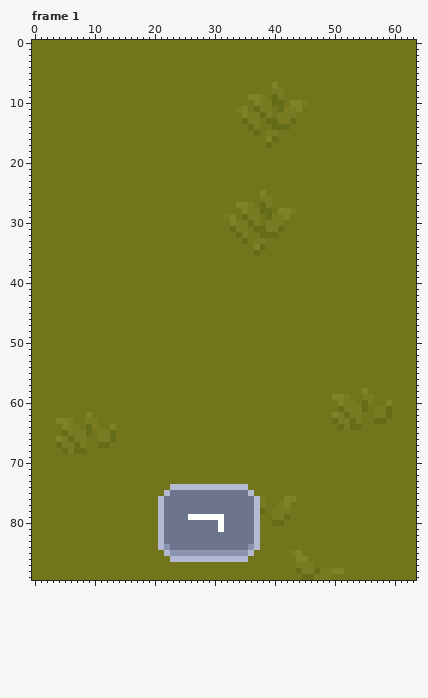
Two versions of one pixel-art file, Arts/aseprite/environmental.aseprite. This is how it looked before the edit.
64x90 pixels, 4 frames. Shown: frame 1. The commit also changed other frames, which this record leaves out.
After:
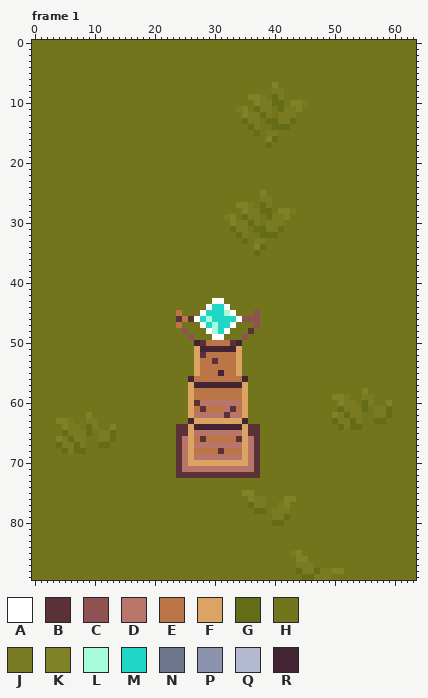
Palette (. is transparent): A #ffffff  B #5b3138  C #8e5252  D #ba756a  E #bb7547  F #dba463  G #656c17  H #72751b  J #787b21  K #7f8226  L #a6fcdb  M #20d6c7  N #6d758d  P #8b93af  Q #b3b9d1  R #422433
From old to new:
layer "logic/negacja" now hidden
layer "TeslaTower" added
Changed rows in their new state; - is an unchanged pixel.
Frame 1:
first column x 21:
43 ---------AA------
44 --------AMMA-----
45 ---E---AMMMLA---C
46 ---BEBAMLMMMMACCC
47 ---E---AMLMMA---C
48 ----C---ALMA---B-
49 -----C---AA---C--
50 ------RBEEEEBR---
51 ------FRRRRRRF---
52 ------FBEEEEEF---
53 ------FEEBEEEF---
54 ------FEEEEEEF---
55 ------FEEEREEF---
56 -----REEEEEEEER--
57 -----FRRRRRRRRF--
58 -----FEEEEEEEEF--
59 -----FEEEEEEEEF--
60 -----FBDDDDDDDF--
61 -----FEBEEEDBEF--
62 -----FDDDDDBDDF--
63 -----RFFFFFFFFR--
64 ---BBFRRRRRRRRFBB
65 ---BBFDDDDDDDDFBB
66 ---BDFEBEEEEEBFDB
67 ---BDFDDDDDDDDFDB
68 ---BDFEEEEBEEEFDB
69 ---BDFDDDDDDDDFDB
70 ---BDFFFFFFFFFFDB
71 ---BDDDDDDDDDDDDB
72 ---BBBBBBBBBBBBBB
74 --HHHHHHHHHHHHH--
75 -HHHHHHHHHHHHHKK-
76 HHHHHHHHHHHHHHHKJ
77 HHHHHHHHHHHHHHHGJ
78 HHHHHHHHHHHHHHHHG
79 HHHHHHHHHHHHHHHHH
80 HHHHHHHHHHHHHHHHH
81 HHHHHHHHHHHHHHHHH
82 HHHHHHHHHHHHHHHHH
83 HHHHHHHHHHHHHHHHH
84 HHHHHHHHHHHHHHHHH
85 -HHHHHHHHHHHHHHH-
86 --HHHHHHHHHHHHH--
Pixel boxes of the changes (left, top, right, bottom) in both pictures:
changed: (158, 298, 260, 562)
